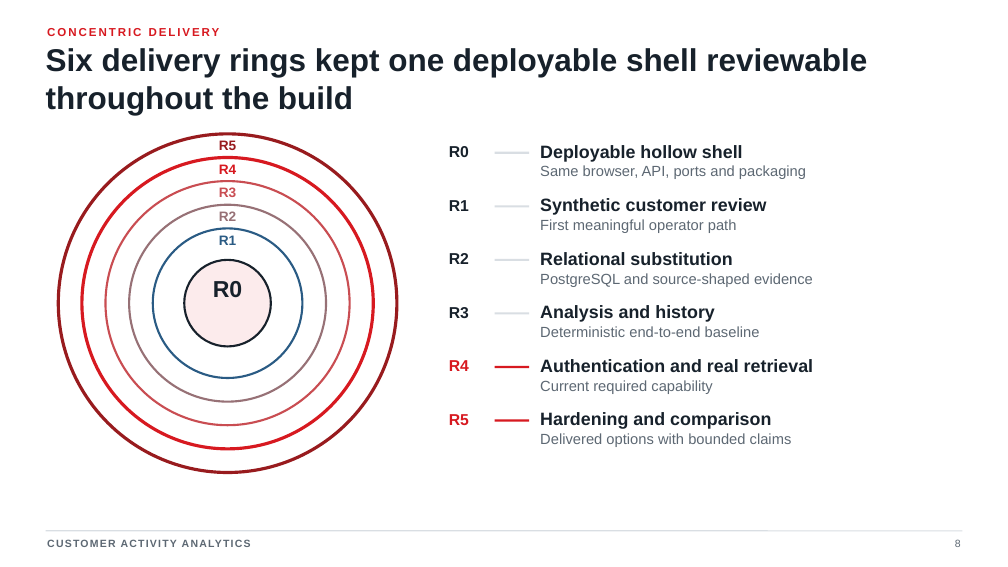
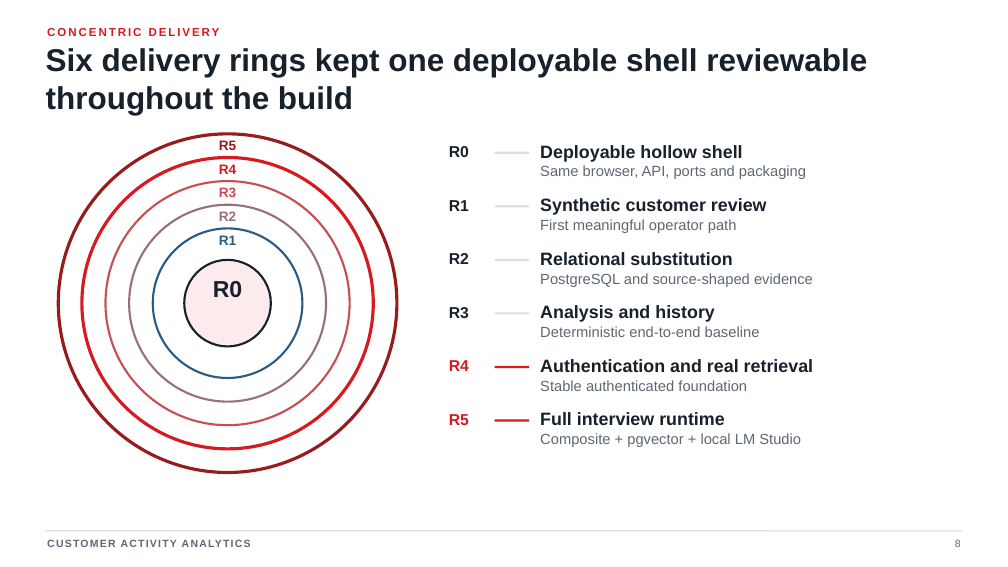
Before and after one commit to jdoe-dev-159753/specgraph-reference-app, a slide deck: slide 8 of docs/presentation/output/Customer_Activity_Analytics_final.pptx. Drawn at 1008x567 pixels with LibreOffice and Linux fonts; fonts in the diff are those of the drawing. Boxes give left, top, right and bottom in pixels: in the first picture for what was removed or moved away, otherwise in the second. Text is boxed around its words. In the diff, an @@ line names an element or a change of style, - is before the commit and + after.

Commit message:
docs: align final reviewer presentation with delivered R5

```diff
--- a/docs/presentation/output/Customer_Activity_Analytics_final.pptx
+++ b/docs/presentation/output/Customer_Activity_Analytics_final.pptx
@@ text at [540, 380, 747, 391]: text changed @@
-Current required capability
+Stable authenticated foundation
@@ text at [540, 412, 725, 425]: text changed @@
-Hardening and comparison
+Full interview runtime
@@ text at [540, 433, 801, 447]: text changed @@
-Delivered options with bounded claims
+Composite + pgvector + local LM Studio
```
Also in this commit, not shown: 6 other slides changed, 3 other files.
